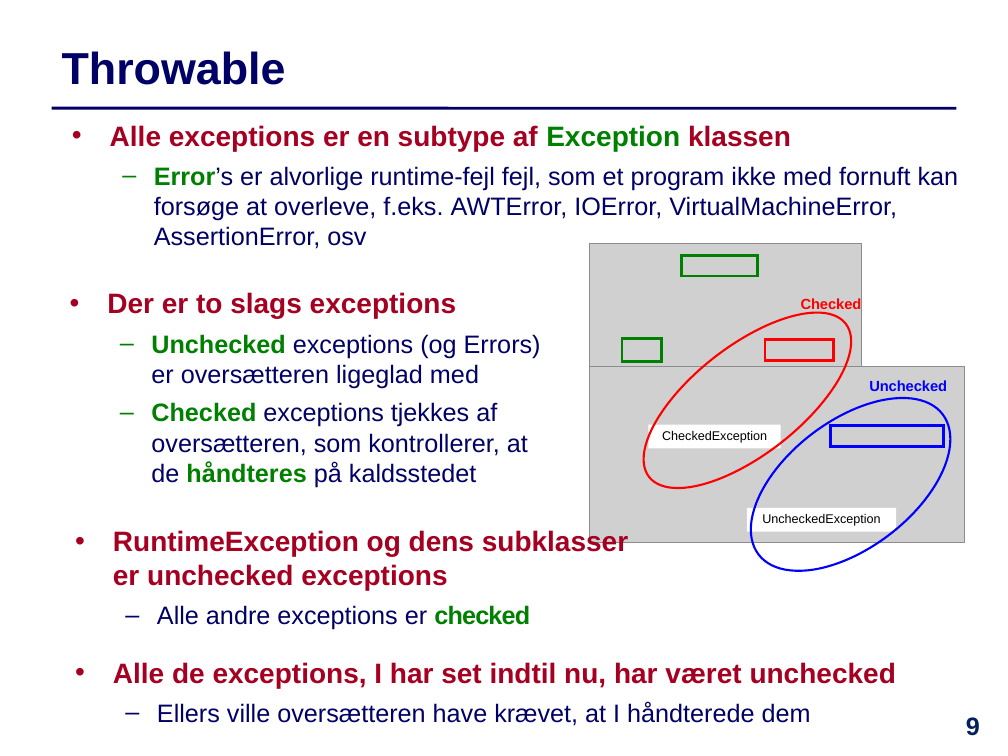
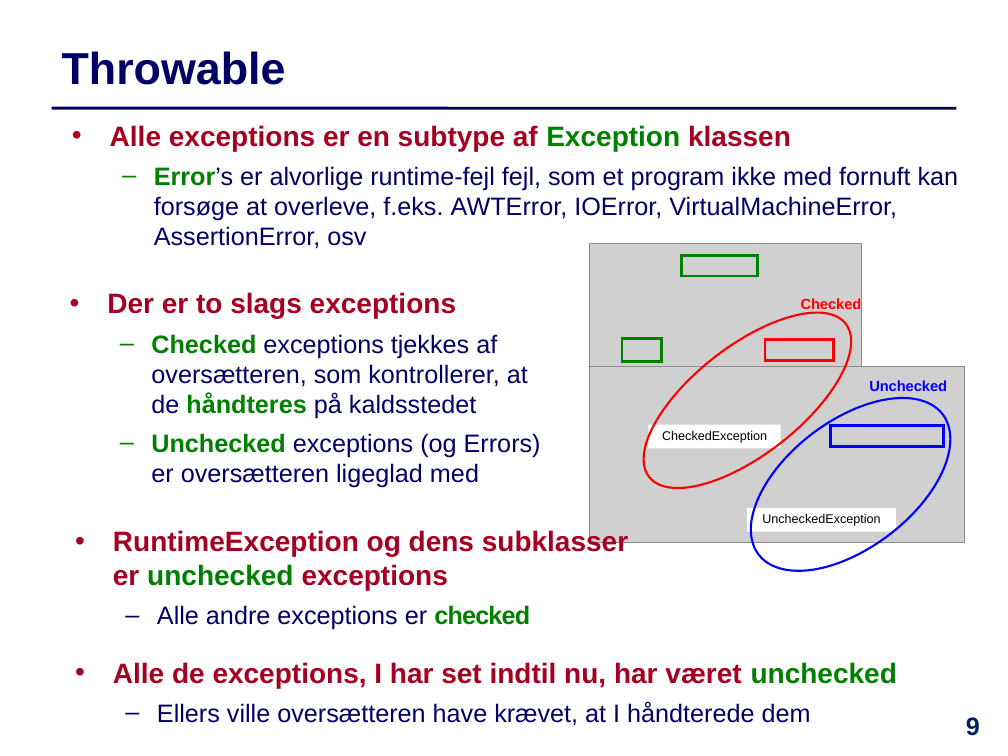
Before and after one commit to IntProgAU/Materiale, a slide deck: slide 9 of web/e22/uge_14/Slides-Uge14.pptx. Drawn at 1008x756 pixels with LibreOffice and Linux fonts; fonts in the diff are those of the drawing; grey boxes stand for pictures. Boxes give left, top, right and bottom in pixels: in the first picture for what was removed or moved away, otherwise in the second. Text is boxed around its words. In the diff, an @@ line names an element or a change of style, - is before the commit and + after.

```diff
--- a/web/e22/uge_14/Slides-Uge14.pptx
+++ b/web/e22/uge_14/Slides-Uge14.pptx
@@ text at [151,334,528,419]: paragraph added @@
+  – Checked exceptions tjekkes af oversætteren, som kontrollerer, at de håndteres på kaldsstedet
@@ text at [151,402,528,488]: paragraph removed @@
-  – Checked exceptions tjekkes af oversætteren, som kontrollerer, at de håndteres på kaldsstedet
@@ text at [113,530,897,688]: text colour #A50021 to #008000 in "unchecked", "unchecked" @@
```
Also in this commit, not shown: 3 other slides changed, 1 other file.
